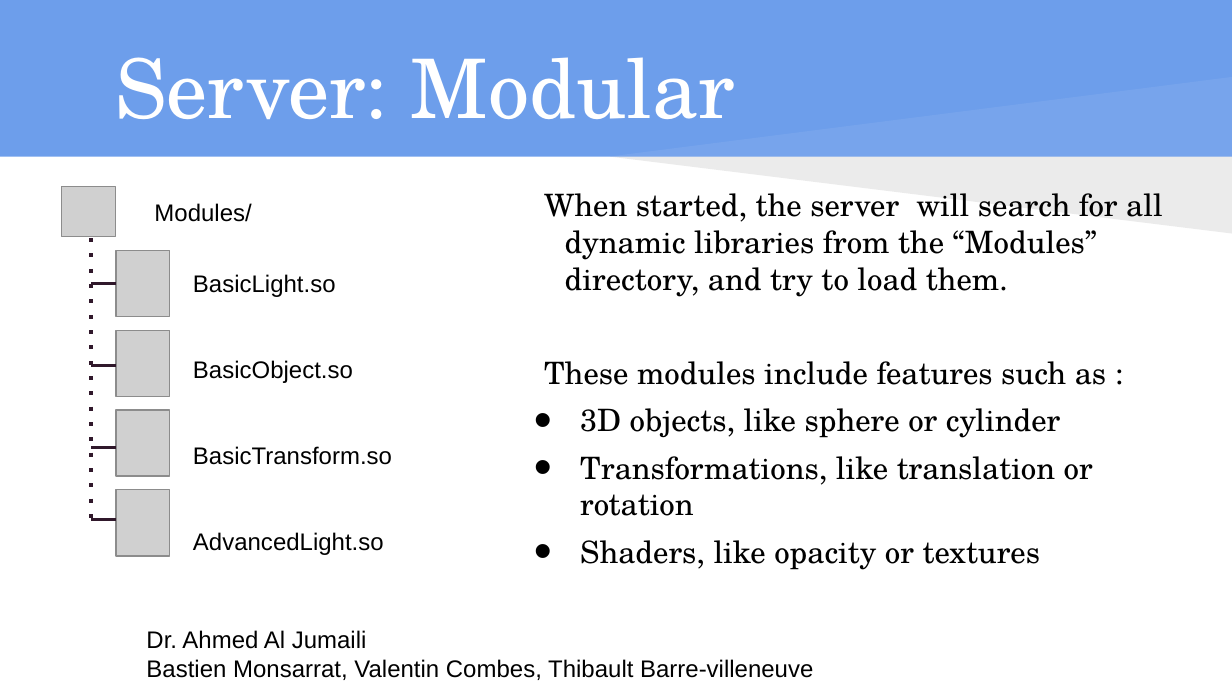
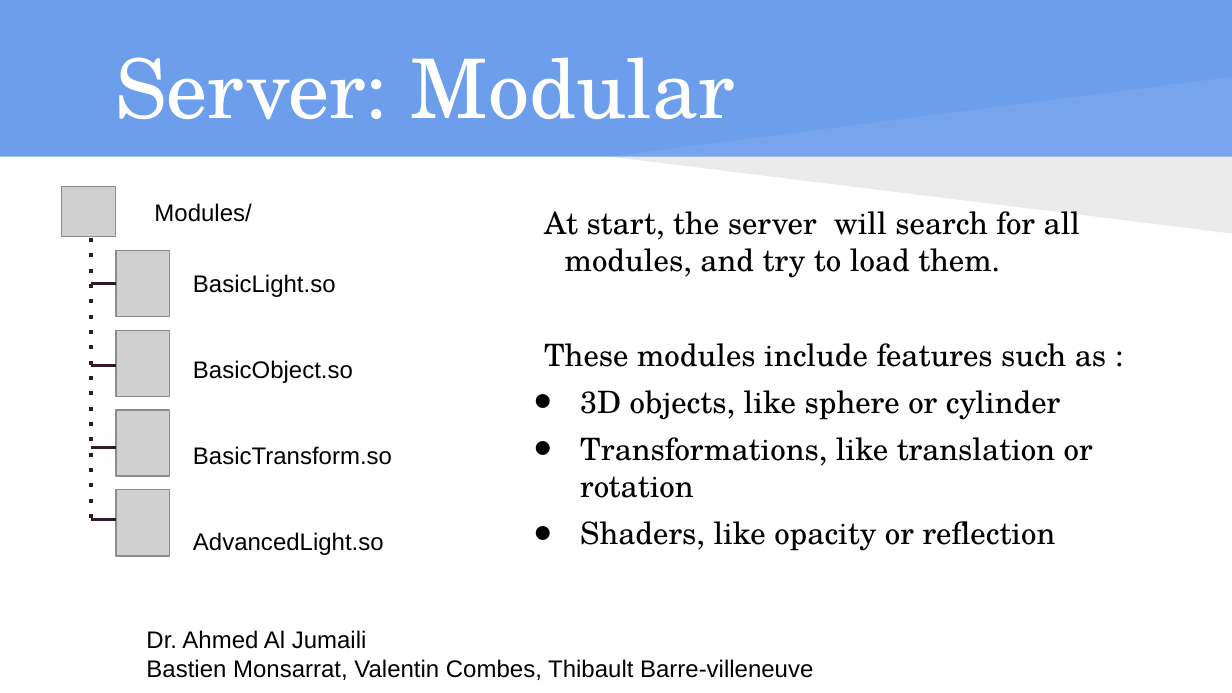
Before and after one commit to isundil/drt, a slide deck: slide 23 of Presentation DS - drt.pptx (slide 17 before the commit). Drawn at 1232x693 pixels with LibreOffice and Linux fonts; fonts in the diff are those of the drawing; grey boxes stand for pictures. Boxes give left, top, right and bottom in pixels: in the first picture for what was removed or moved away, otherwise in the second. Text is boxed around its words. In the diff, an @@ line names an element or a change of style, - is before the commit and + after.

```diff
--- a/Presentation DS - drt.pptx
+++ b/Presentation DS - drt.pptx
@@ text at [544, 211, 1081, 278]: text changed @@
-When started, the server will search for all dynamic libraries from the “Modules” directory, and try to load them.
+At start, the server will search for all modules, and try to load them.
@@ text at [580, 521, 1056, 551]: text changed @@
-• Shaders, like opacity or textures
+• Shaders, like opacity or reflection
```
Also in this commit, not shown: 7 other slides changed, 9 slides added, 4 slides removed.
